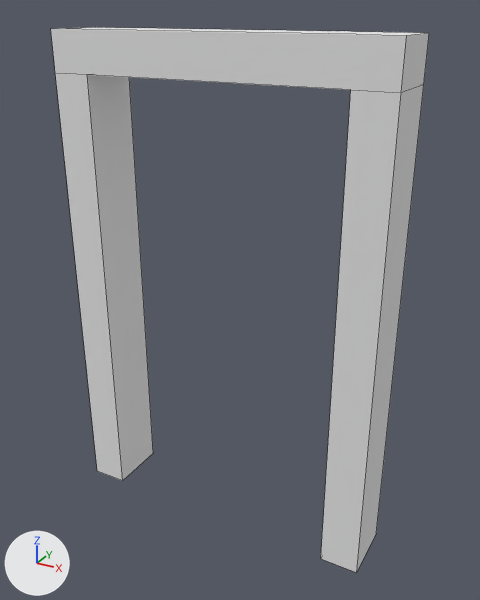
The Blender file Assets/Models/Door1.blend as it was, and as the next commit left it.
Both versions are drawn from a 50 mm lens placed at (1.19, -2.05, 2.02), pointed at (0.05, 0.03, 0.98). The axes (+X, +Y, +Z) are drawn at lower left. The lights are the same throughout. Mesh edges are drawn as thin lines.

Objects in the first picture: 'Frame'.
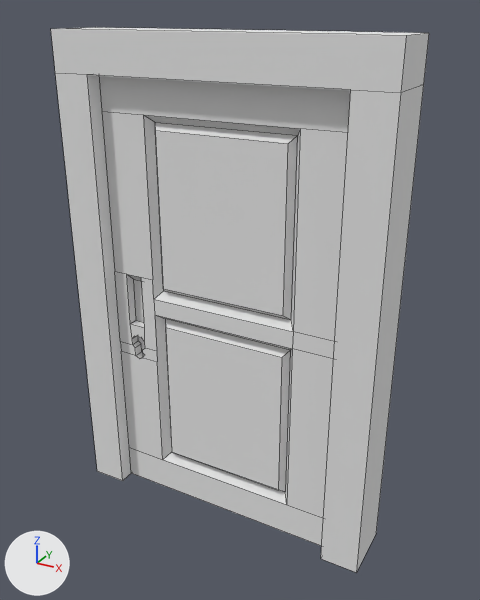
Where the change shows, as pixel boxes [x1, y1, x2, y2] in the pictures (480 x 600 px):
'Door', shown
    after: [99, 76, 351, 546]

The change in detail:
Object 'Door' (ob_door) is now shown.
